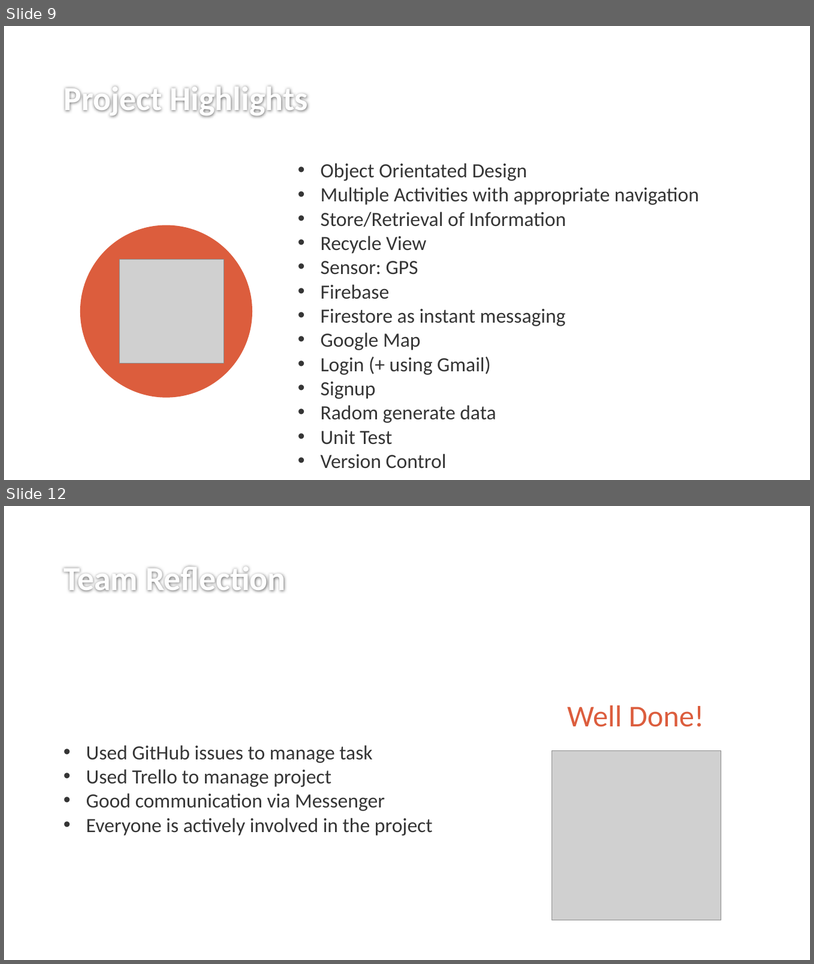
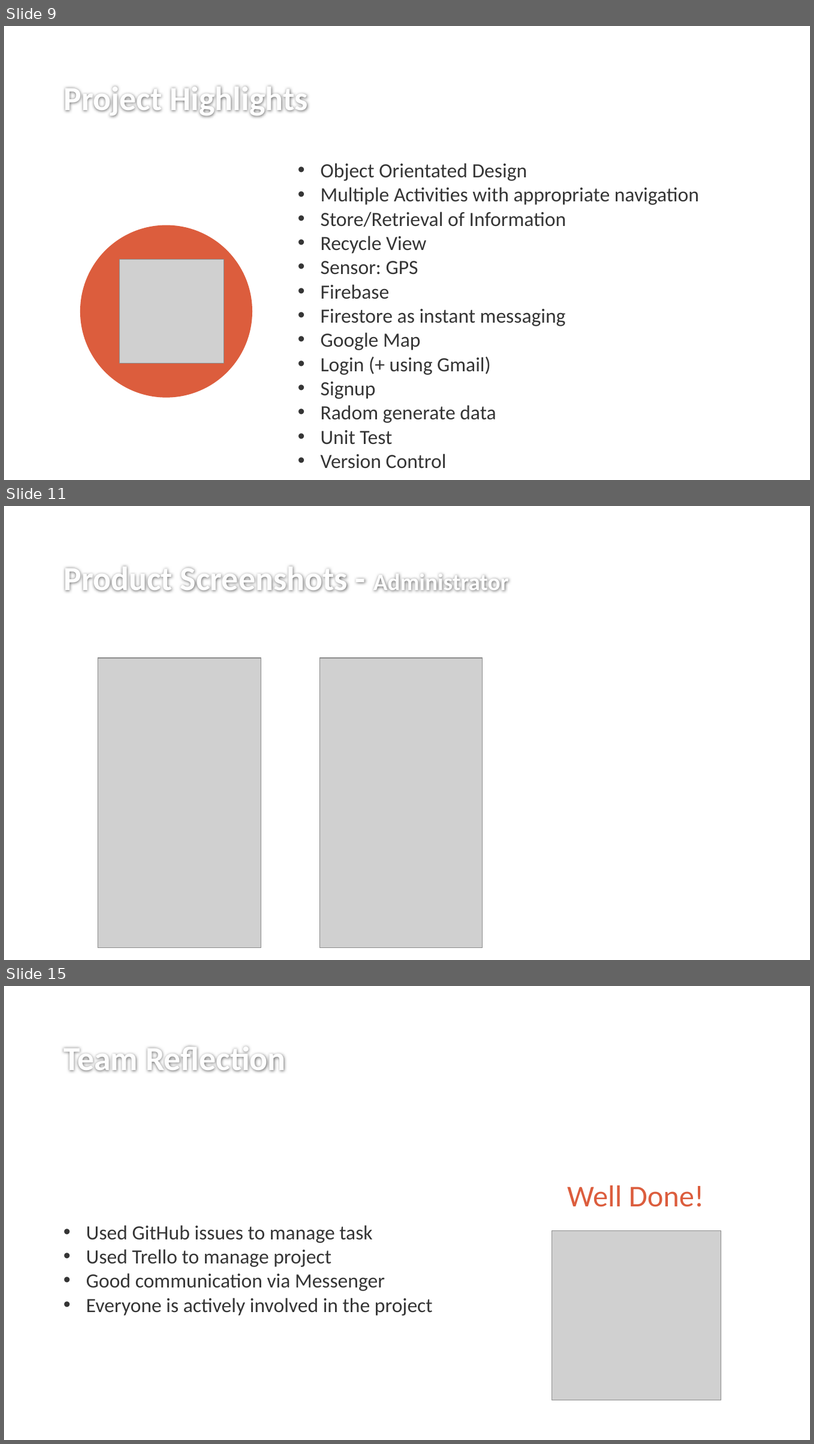
Before and after one commit to lakshaysethi/Assignment_3_Mobile_Dev, a slide deck: Documentation/Presentation.pptx. Shown one above the other, each under a label of ours: slides 9 and 12 before the commit, slides 9, 11 and 15 after it; the slides between them are not shown. The pictures are 814x964 and 814x1444 pixels, drawn with LibreOffice and Linux fonts; fonts in the diff are those of the drawing; grey boxes stand for pictures; background and template pictures are left out. Boxes give left, top, right and bottom in pixels: in the first picture for what was removed or moved away, otherwise in the second. Text is boxed around its words. In the diff, an @@ line names an element or a change of style, - is before the commit and + after.

```diff
--- a/Documentation/Presentation.pptx
+++ b/Documentation/Presentation.pptx
@@ slide 11 added at (4, 506, 810, 960), background #FFFFFF @@
@@ title added at (63, 566, 509, 592), 40 pt, text #FEFEFE, bold @@
+Product Screenshots - Administrator
@@ picture added at (98, 658, 261, 948) @@
@@ picture added at (320, 658, 483, 948) @@
@@ what was slide 12 is now slide 15 @@
```
Also in this commit, not shown: 2 slides changed, 2 other slides added, 1 other file.
